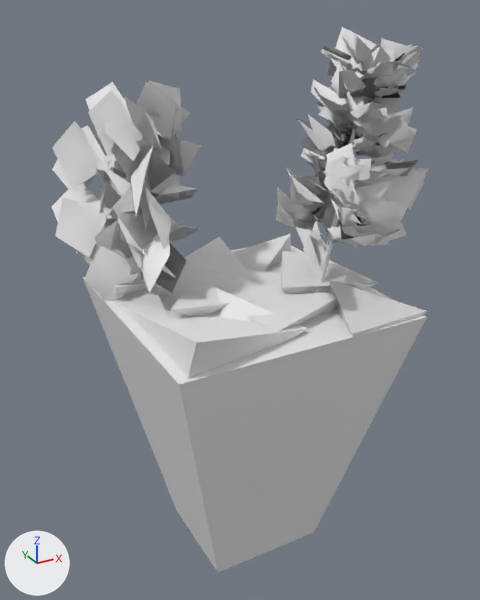
Two versions of the FBX model Assets/FBXExport/Cube_d2.fbx, one commit apart.
Rendered twice from a 50 mm camera at (-13.1, -23.5, 12.5) aimed at (0.1, 0.5, 0.5). Every picture has the same lights, and +X, +Y and +Z are marked at lower left. Materials are left out; every surface is plain grey. Objects named as collision shapes, trigger or cutter boxes, shadow casters or lower levels of detail are left out. Where no turn or scale is listed for an object, it has been applied to the vertices.

Objects in the first picture: 'Broadleaf_Mobile_LOD2', 'Conifer_Desktop_LOD2', 'Island3'.
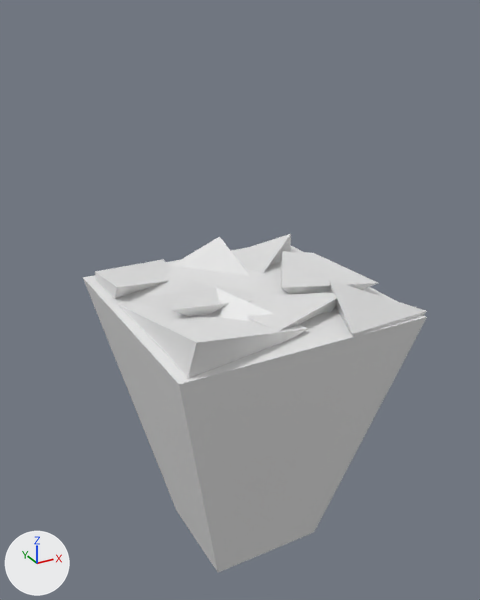
The newer file is also turned or shifted as a whole; pictures and numbers use the older file's frame.

Pixel boxes [x1, y1, x2, y2] of what changed, in the pictures (480 x 600 px):
'Broadleaf_Mobile_LOD2', deleted
    before: [52, 81, 202, 301]
'Conifer_Desktop_LOD2', deleted
    before: [276, 27, 428, 293]

Edits to the bpy script that builds the scene:
```text
Remove ob_conifer_desktop_lod2:
    ob_conifer_desktop_lod2 = bpy.data.objects.new('Conifer_Desktop_LOD2', me_scene_002)
    ob_conifer_desktop_lod2.parent = ob_island3
    ob_conifer_desktop_lod2.location = (224.0, -165.0, -280.0)
    ob_conifer_desktop_lod2.rotation_euler = (1.626, 0.141, 0.0)  # degrees (93, 8.1, 0)
    ob_conifer_desktop_lod2.scale = (0.5, 0.5, 0.5)
Remove ob_broadleaf_mobile_lod2:
    ob_broadleaf_mobile_lod2 = bpy.data.objects.new('Broadleaf_Mobile_LOD2', me_scene_001)
    ob_broadleaf_mobile_lod2.location = (-3.21, 3.33, 0.39)
```
